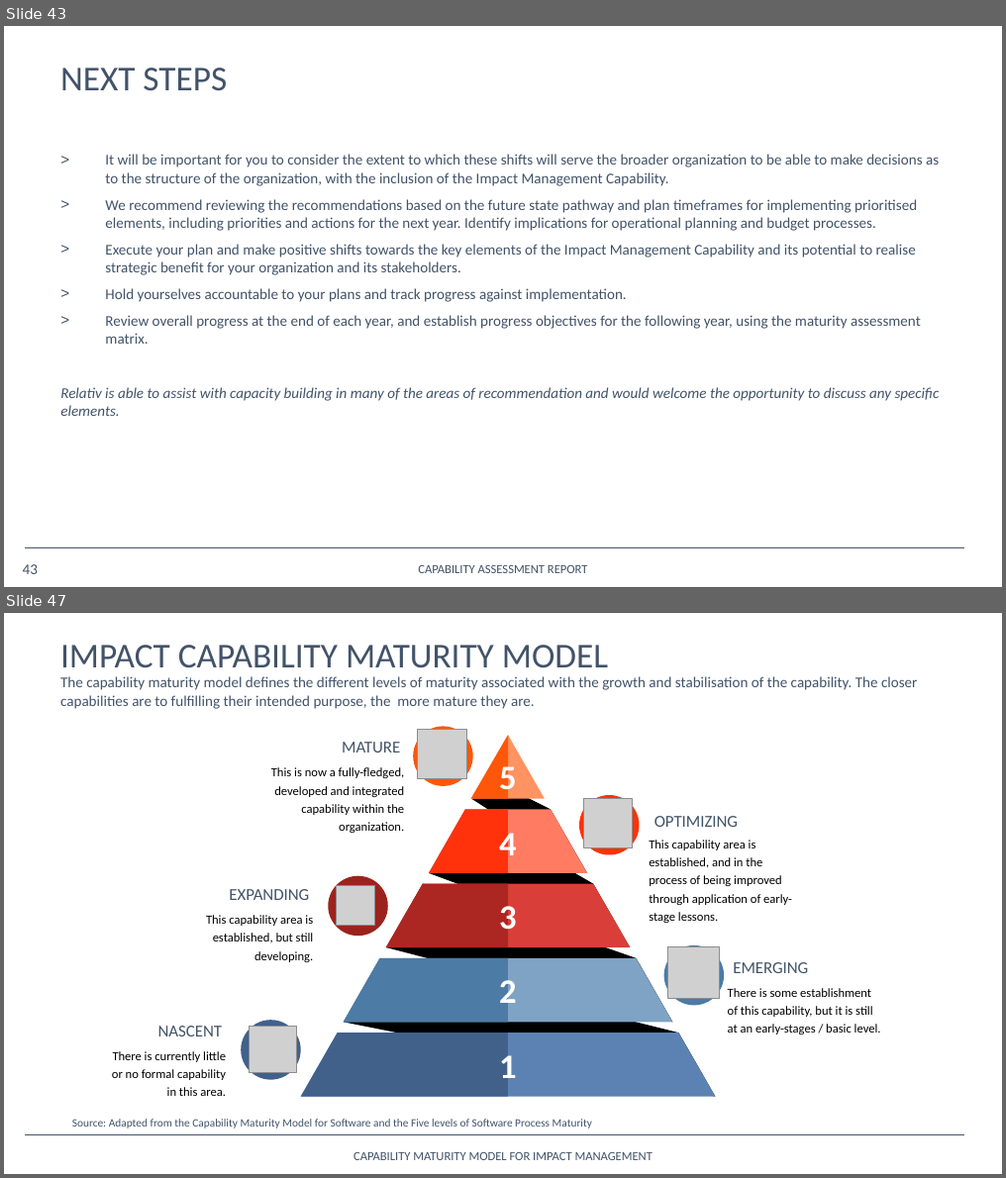
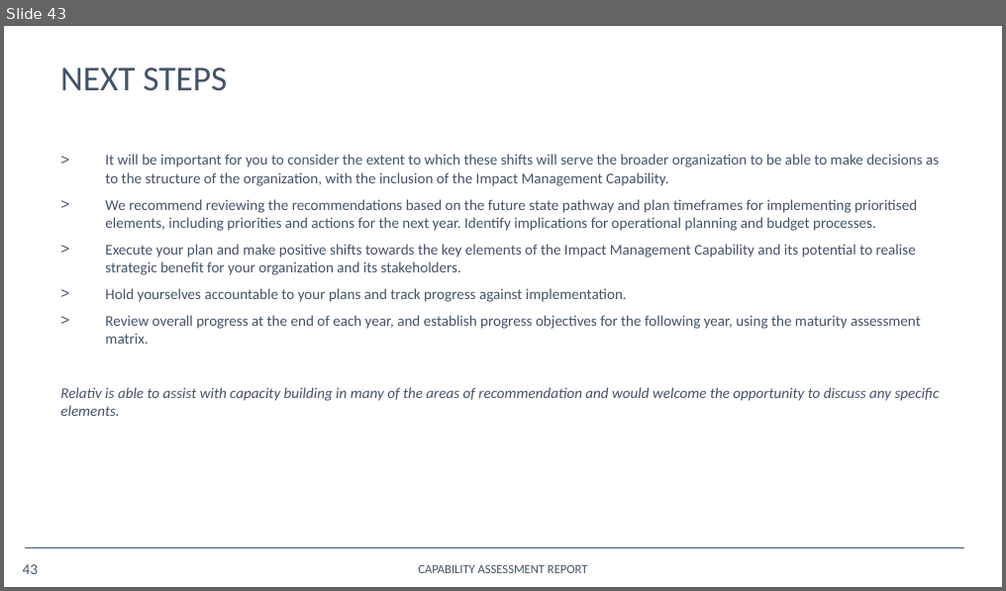
Before and after one commit to opus-meum/power-automate, a slide deck: Capability Assessment Report.pptx. Shown one above the other, each under a label of ours: slides 43 and 47 before the commit, slide 43 after it; the slides between them are not shown. The pictures are 1006x1178 and 1006x591 pixels, drawn with LibreOffice and Linux fonts; fonts in the diff are those of the drawing; grey boxes stand for pictures; background and template pictures are left out. Boxes give left, top, right and bottom in pixels: in the first picture for what was removed or moved away, otherwise in the second. Text is boxed around its words. In the diff, an @@ line names an element or a change of style, - is before the commit and + after.

```diff
--- a/Capability Assessment Report.pptx
+++ b/Capability Assessment Report.pptx
@@ slide 47 removed at (4,613,1002,1174), background #FFFFFF; not listed: 1 template element that a slide beside it also shows @@
@@ title removed at (60,645,608,668) @@
-IMPACT CAPABILITY MATURITY MODEL
@@ text removed at (60,676,917,709) @@
-The capability maturity model defines the different levels of maturity associated with the growth and stabilisation of the capability. The closer capabilities are to fulfilling their intended purpose, the more mature they are.
@@ group removed at (112,726,881,1097): 15 texts, 14 freeform shapes, 5 ellipses, 5 pictures @@
-1
-2
-3
-4
-5
-This capability area is established, and in the process of being improved through application of early-stage lessons.
-OPTIMIZING
-There is some establishment of this capability, but it is still at an early-stages / basic level.
-EMERGING
-This is now a fully-fledged, developed and integrated capability within the organization.
-MATURE
-This capability area is established, but still developing.
-EXPANDING
-There is currently little or no formal capability in this area.
-NASCENT
@@ text removed at (72,1119,592,1129) @@
-Source: Adapted from the Capability Maturity Model for Software and the Five levels of Software Process Maturity
@@ text removed at (353,1153,652,1160) @@
-CAPABILITY MATURITY MODEL FOR IMPACT MANAGEMENT
```
Also in this commit, not shown: 11 slides changed, 26 other slides removed, 1 other file.
